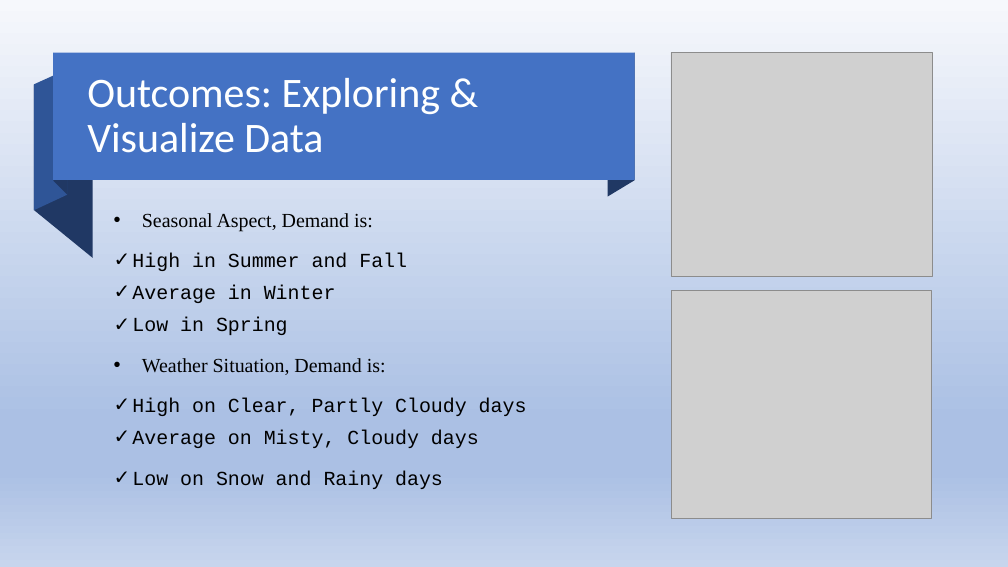
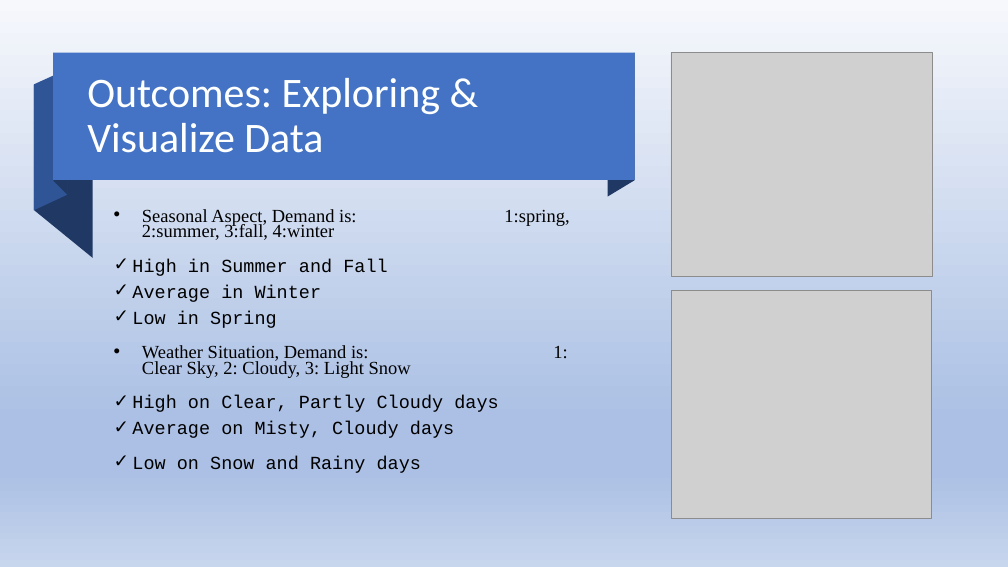
Before and after one commit to SaffronShades/bike-sharing-linear-regresion, a slide deck: slide 3 of Boom Bike Analysis Highlights - Balakumar Seethapathy.pptx. Drawn at 1008x567 pixels with LibreOffice and Linux fonts; fonts in the diff are those of the drawing; grey boxes stand for pictures. Boxes give left, top, right and bottom in pixels: in the first picture for what was removed or moved away, otherwise in the second. Text is boxed around its words. In the diff, an @@ line names an element or a change of style, - is before the commit and + after.

```diff
--- a/Boom Bike Analysis Highlights - Balakumar Seethapathy.pptx
+++ b/Boom Bike Analysis Highlights - Balakumar Seethapathy.pptx
@@ text at box(142, 209, 356, 240): text changed; size 19 to 17.6 pt @@
-• Seasonal Aspect, Demand is:
+• Seasonal Aspect, Demand is: 1:spring, 2:summer, 3:fall, 4:winter
@@ text at box(132, 259, 498, 473): size 19 to 17.6 pt in "High in Summer and Fall", "Average in Winter", "Low in Spring", "High on Clear, Partly Cloudy days" and 2 more places; line spacing 0.9 to 0.7 @@
@@ text at box(142, 345, 411, 378): text changed; size 19 to 17.6 pt @@
-• Weather Situation, Demand is:
+• Weather Situation, Demand is: 1: Clear Sky, 2: Cloudy, 3: Light Snow
```
Also in this commit, not shown: 4 other slides changed, 2 other files.
